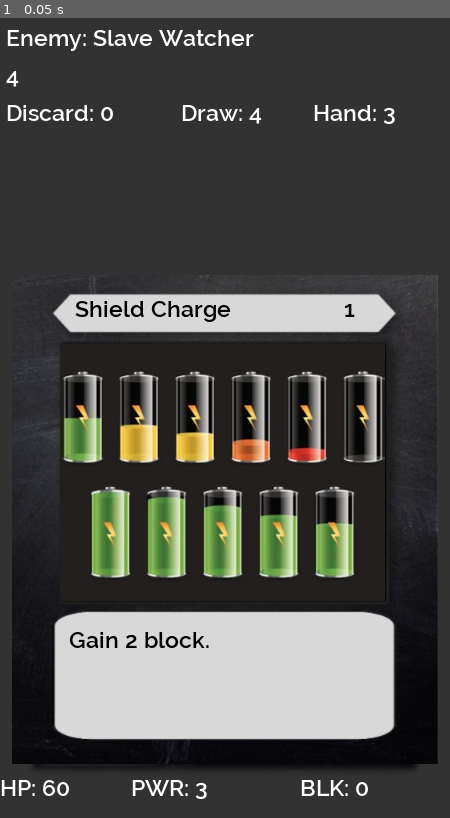
Above: before the commit, frame 1.
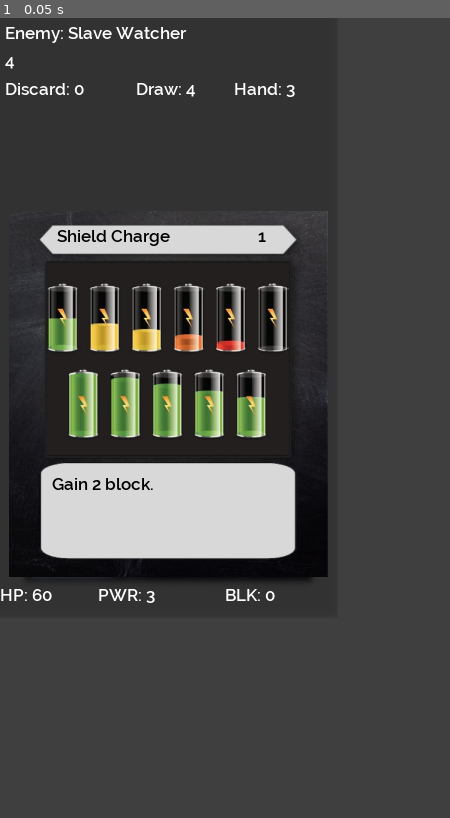
Above: after the commit, the same moment.

Repository: XavierGerD/SwipeAdventure
Game: Godot game, scene res://Scenes/Combat/Combat.tscn
Two runs of this game, one before a commit and one after it. Both use one fixed random seed, a clock stepped at 60 frames per second and the inputs below. After the commit the project has no main scene; this scene is started directly in both runs.
Inputs:
- Up to frame 1 (0.05 s): no input

The runs differ from the first frame. In frame 1, 48% of the frame differs, in the area x 0-98%, y 1-98%.

Commit message:
merge

Diff:
--- a/project.godot
+++ b/project.godot
@@ -16,7 +16,8 @@
 [application]
 
 config/name="SwipeAdventure"
-run/main_scene="res://Scenes/Combat/Combat.tscn"
+run/main_scene="res://Scenes/GameManager/GameManager.tscn"
+boot_splash/bg_color=Color( 0, 0, 0, 1 )
 config/icon="res://icon.png"
 
 [autoload]
@@ -25,18 +26,20 @@
 InitGame="*res://Data/InitGame.gd"
 Enemies="*res://Data/Enemies.gd"
 Constants="*res://Data/Constants.gd"
+Encounters="*res://Data/Encounters.gd"
 
 [display]
 
-window/size/width=576
-window/size/height=1024
+window/size/width=768
+window/size/height=1366
 window/size/test_width=288
 window/size/test_height=512
 window/handheld/orientation="portrait"
 window/stretch/mode="2d"
-window/stretch/aspect="keep_width"
+window/stretch/aspect="expand"
 
 [rendering]
 
 quality/2d/use_pixel_snap=true
+environment/default_clear_color=Color( 0.25098, 0.25098, 0.25098, 1 )
 environment/default_environment="res://default_env.tres"
